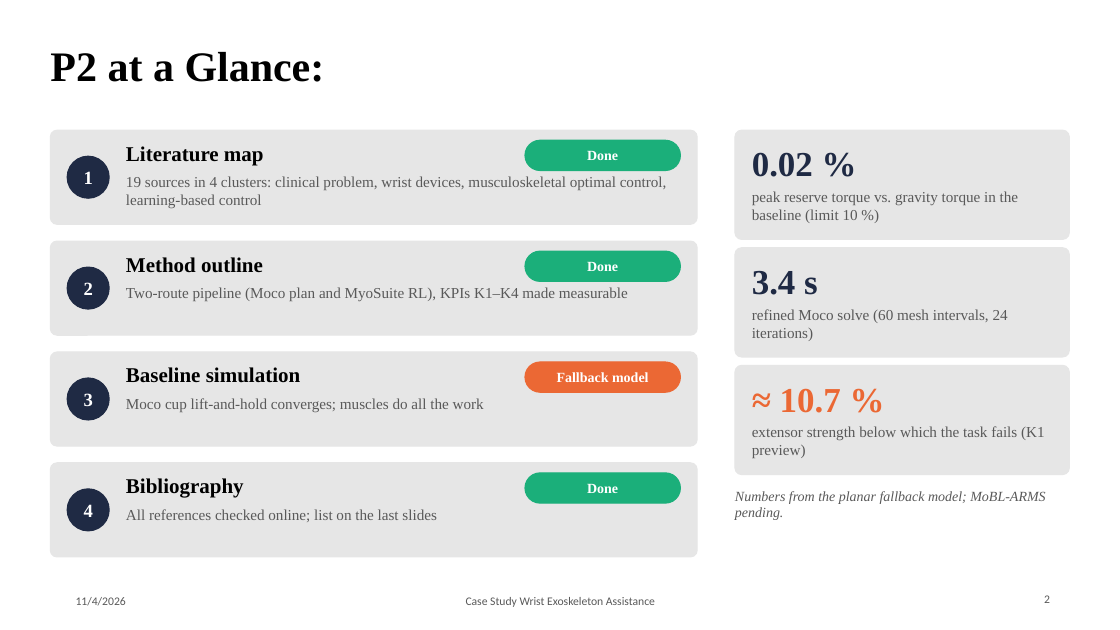
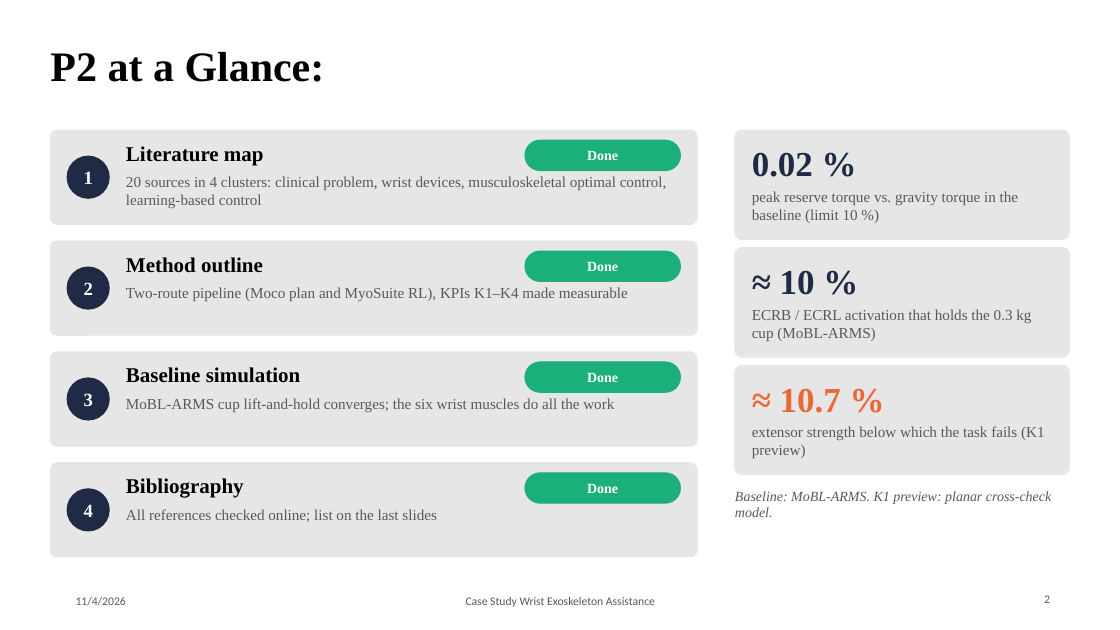
Before and after one commit to Rationaliser/wrist-exo-assist-sim, a slide deck: slide 2 of presentation/P2_Team7_Wrist_Exo_Baseline.pptx. Drawn at 1120x630 pixels with LibreOffice and Linux fonts; fonts in the diff are those of the drawing; background and template pictures are left out. Boxes give left, top, right and bottom in pixels: in the first picture for what was removed or moved away, otherwise in the second. Text is boxed around its words. In the diff, an @@ line names an element or a change of style, - is before the commit and + after.

```diff
--- a/presentation/P2_Team7_Wrist_Exo_Baseline.pptx
+++ b/presentation/P2_Team7_Wrist_Exo_Baseline.pptx
@@ text at [126,176,667,208]: text changed @@
-19 sources in 4 clusters: clinical problem, wrist devices, musculoskeletal optimal control, learning-based control
+20 sources in 4 clusters: clinical problem, wrist devices, musculoskeletal optimal control, learning-based control
@@ text at [780,270,815,295]: text changed @@
-3.4 s
+≈ 10 %
@@ text at [752,309,1031,341]: text changed @@
-refined Moco solve (60 mesh intervals, 24 iterations)
+ECRB / ECRL activation that holds the 0.3 kg cup (MoBL-ARMS)
@@ rounded rectangle at [525,362,681,392]: fill #EB6834 to #1BAF7A; outline #EB6834 1 pt to #1BAF7A 1 pt @@
@@ text at [587,373,618,382]: text changed @@
-Fallback model
+Done
@@ text at [126,398,614,412]: text changed @@
-Moco cup lift-and-hold converges; muscles do all the work
+MoBL-ARMS cup lift-and-hold converges; the six wrist muscles do all the work
@@ text at [735,491,1051,517]: text changed @@
-Numbers from the planar fallback model; MoBL-ARMS pending.
+Baseline: MoBL-ARMS. K1 preview: planar cross-check model.
```
Also in this commit, not shown: 8 other slides changed, 1 slide added, 1 slide removed, 4 other files.
